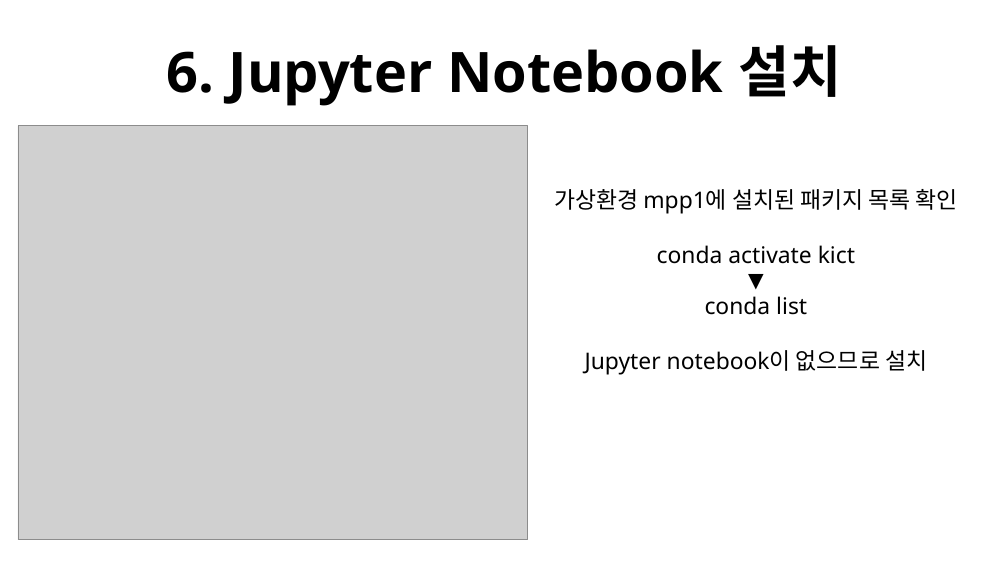
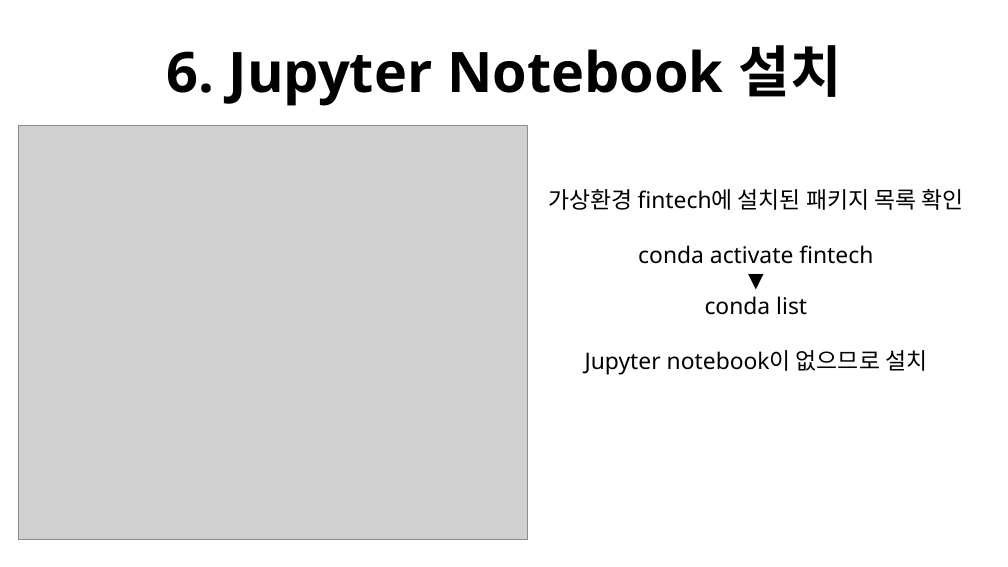
Before and after one commit to haram4th/fintech_pm_data_science, a slide deck: slide 32 of 04python_basic/Miniforge_주피터노트북 설치 및 설정.pptx. Drawn at 1008x567 pixels with LibreOffice and Linux fonts; fonts in the diff are those of the drawing; grey boxes stand for pictures. Boxes give left, top, right and bottom in pixels: in the first picture for what was removed or moved away, otherwise in the second. Text is boxed around its words. In the diff, an @@ line names an element or a change of style, - is before the commit and + after.

Commit message:
mini-forge설치법 ppt 수정

```diff
--- a/04python_basic/Miniforge_주피터노트북 설치 및 설정.pptx
+++ b/04python_basic/Miniforge_주피터노트북 설치 및 설정.pptx
@@ text at bbox=[548, 189, 963, 264]: text changed @@
-가상환경 mpp1에 설치된 패키지 목록 확인
-conda activate kict
+가상환경 fintech에 설치된 패키지 목록 확인
+conda activate fintech
```
